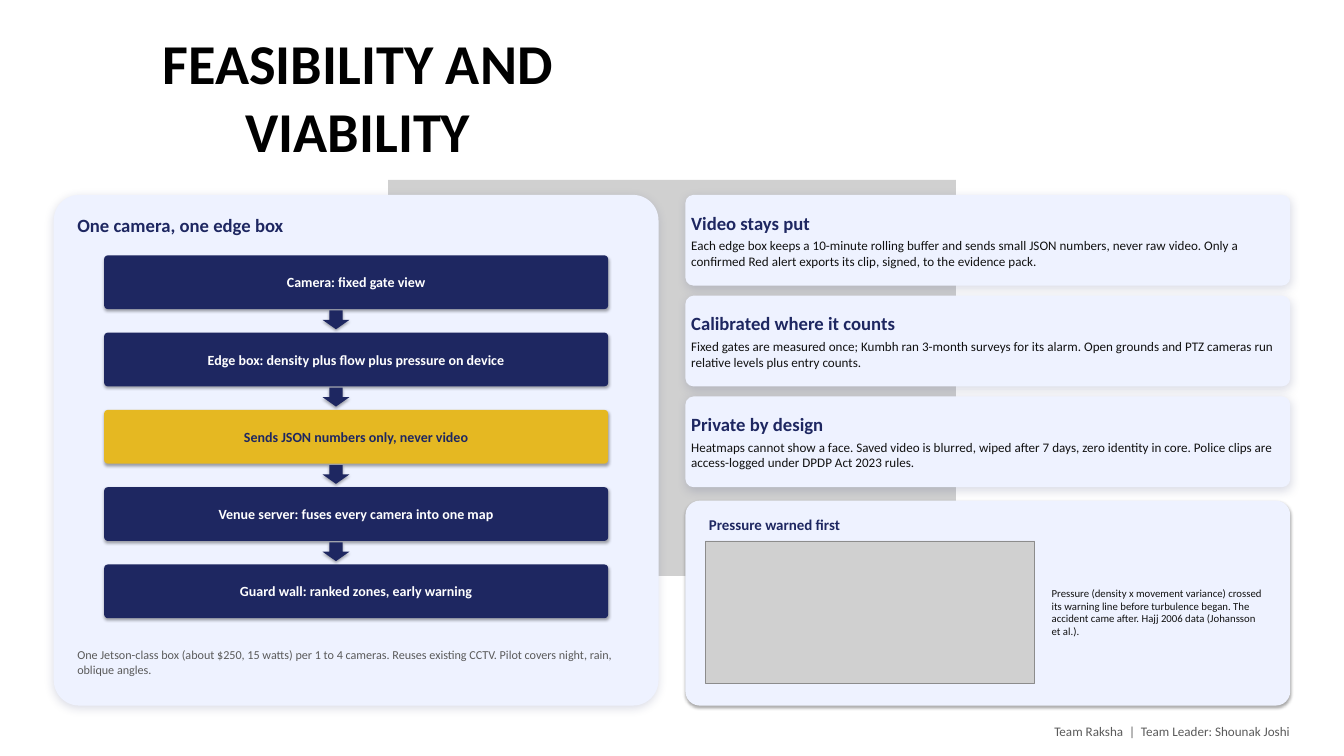
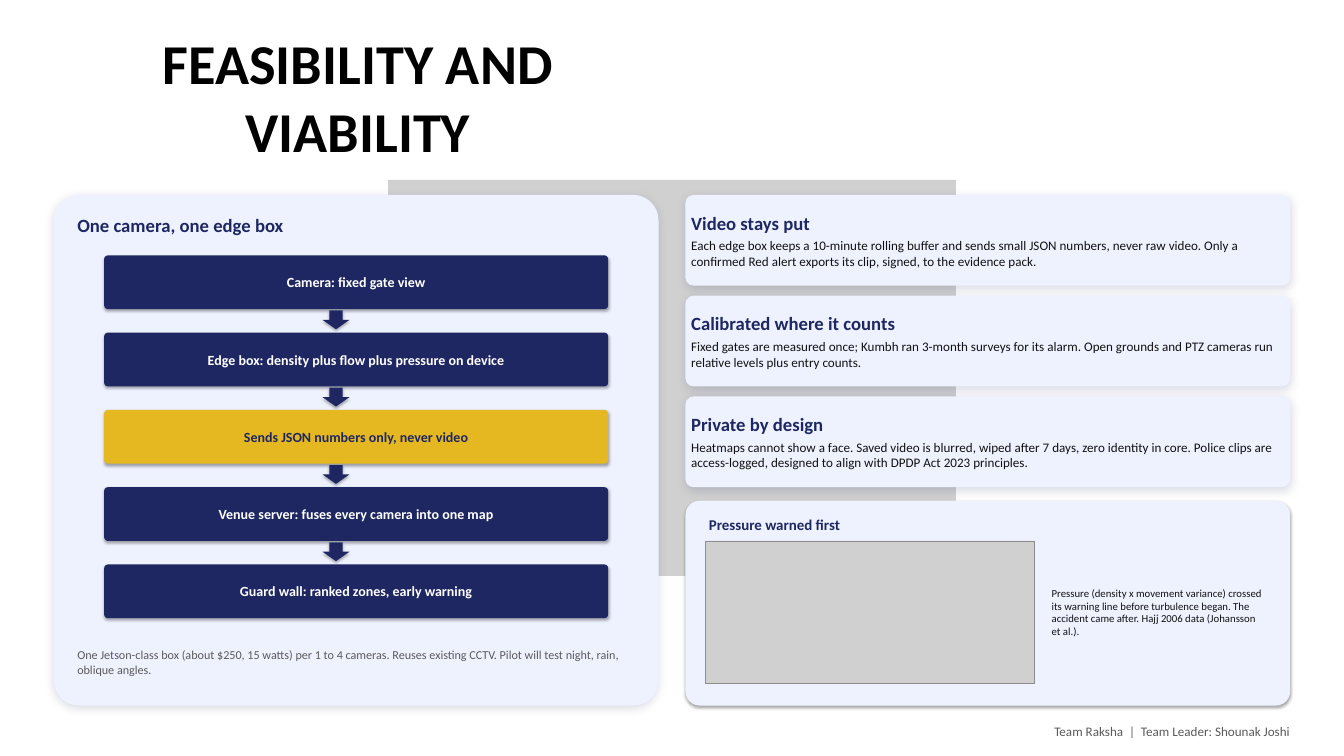
Before and after one commit to shounakjoshi88-a11y/raksha-crowd-safety-hackathon, a slide deck: slide 4 of deck/Raksha_Hackathon2026_Simplified.pptx. Drawn at 1344x756 pixels with LibreOffice and Linux fonts; fonts in the diff are those of the drawing; grey boxes stand for pictures. Boxes give left, top, right and bottom in pixels: in the first picture for what was removed or moved away, otherwise in the second. Text is boxed around its words. In the diff, an @@ line names an element or a change of style, - is before the commit and + after.

Commit message:
fix: cite Kumbh/Hathras sources, soften DPDP, pilot wording, delivery-vs-ack clarity

```diff
--- a/deck/Raksha_Hackathon2026_Simplified.pptx
+++ b/deck/Raksha_Hackathon2026_Simplified.pptx
@@ text in rounded rectangle at box(691, 443, 1272, 470): text changed @@
-Heatmaps cannot show a face. Saved video is blurred, wiped after 7 days, zero identity in core. Police clips are access-logged under DPDP Act 2023 rules.
+Heatmaps cannot show a face. Saved video is blurred, wiped after 7 days, zero identity in core. Police clips are access-logged, designed to align with DPDP Act 2023 principles.
@@ text at box(77, 650, 619, 676): text changed @@
-One Jetson-class box (about $250, 15 watts) per 1 to 4 cameras. Reuses existing CCTV. Pilot covers night, rain, oblique angles.
+One Jetson-class box (about $250, 15 watts) per 1 to 4 cameras. Reuses existing CCTV. Pilot will test night, rain, oblique angles.
```
Also in this commit, not shown: 2 other slides changed, 3 other files.
